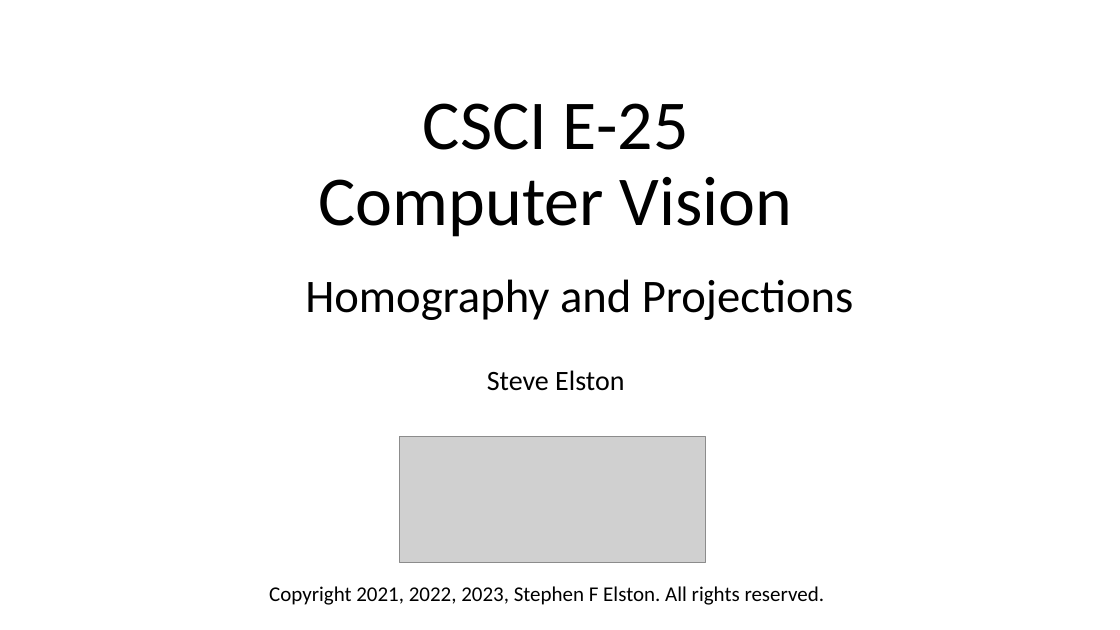
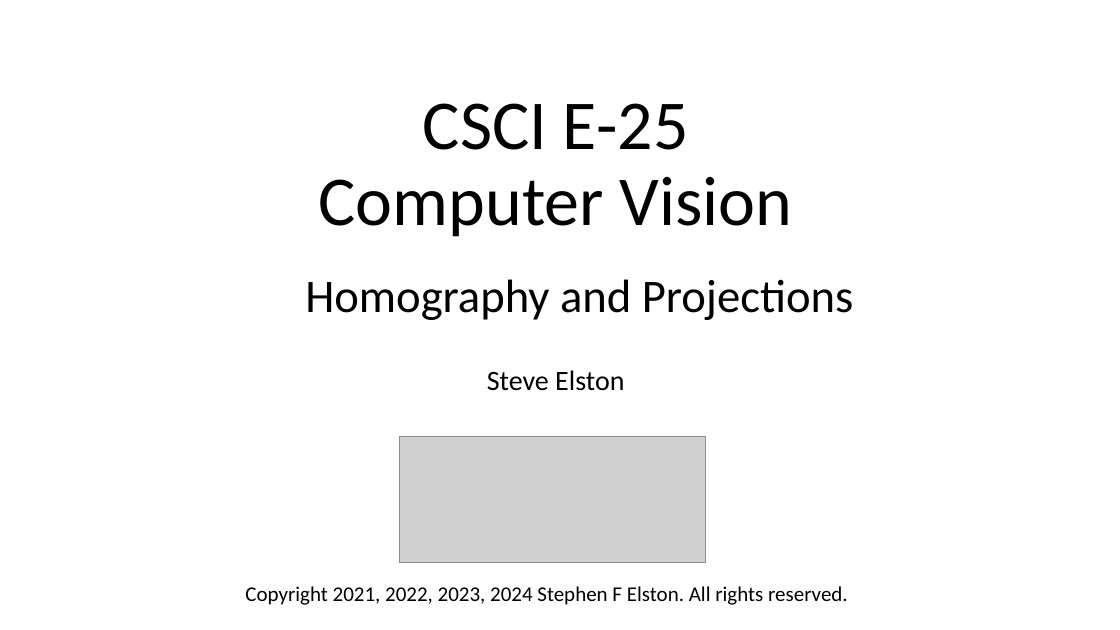
Before and after one commit to StephenElston/CSCI-E25, a slide deck: slide 1 of Slides/9_HomographyProjection.pptx. Drawn at 1120x630 pixels with LibreOffice and Linux fonts; fonts in the diff are those of the drawing; grey boxes stand for pictures. Boxes give left, top, right and bottom in pixels: in the first picture for what was removed or moved away, otherwise in the second. Text is boxed around its words. In the diff, an @@ line names an element or a change of style, - is before the commit and + after.

```diff
--- a/Slides/9_HomographyProjection.pptx
+++ b/Slides/9_HomographyProjection.pptx
@@ text at [245, 586, 848, 605]: text changed @@
-Copyright 2021, 2022, 2023, Stephen F Elston. All rights reserved.
+Copyright 2021, 2022, 2023, 2024 Stephen F Elston. All rights reserved.
```
Also in this commit, not shown: 1 other slide changed.
